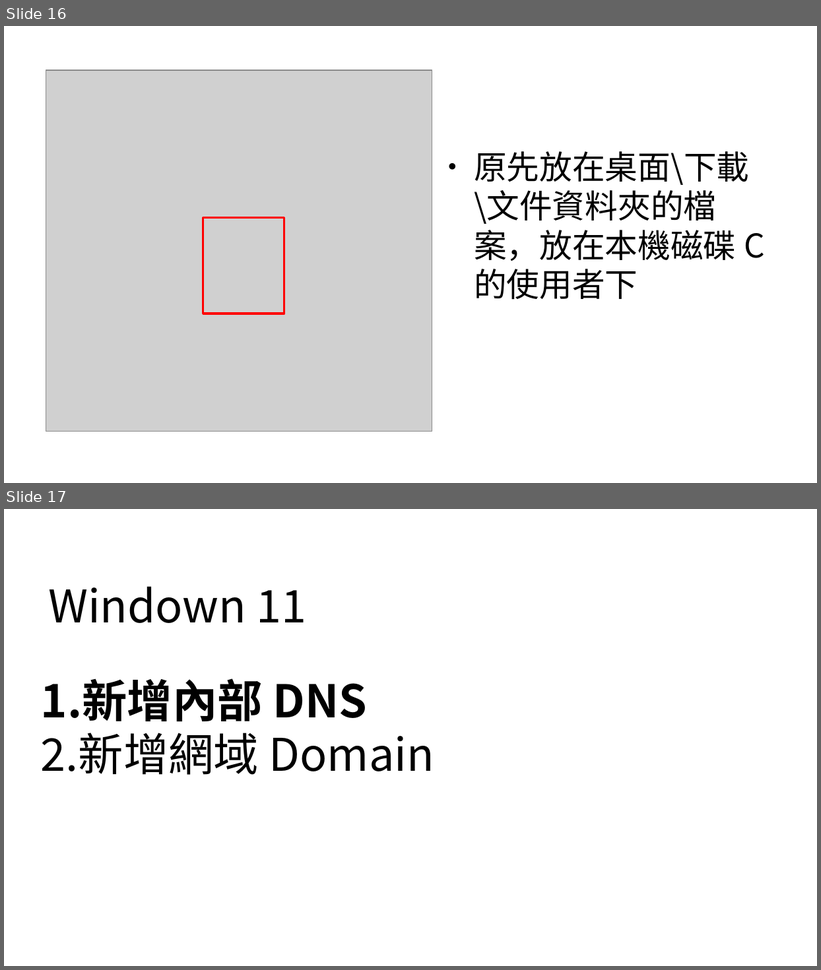
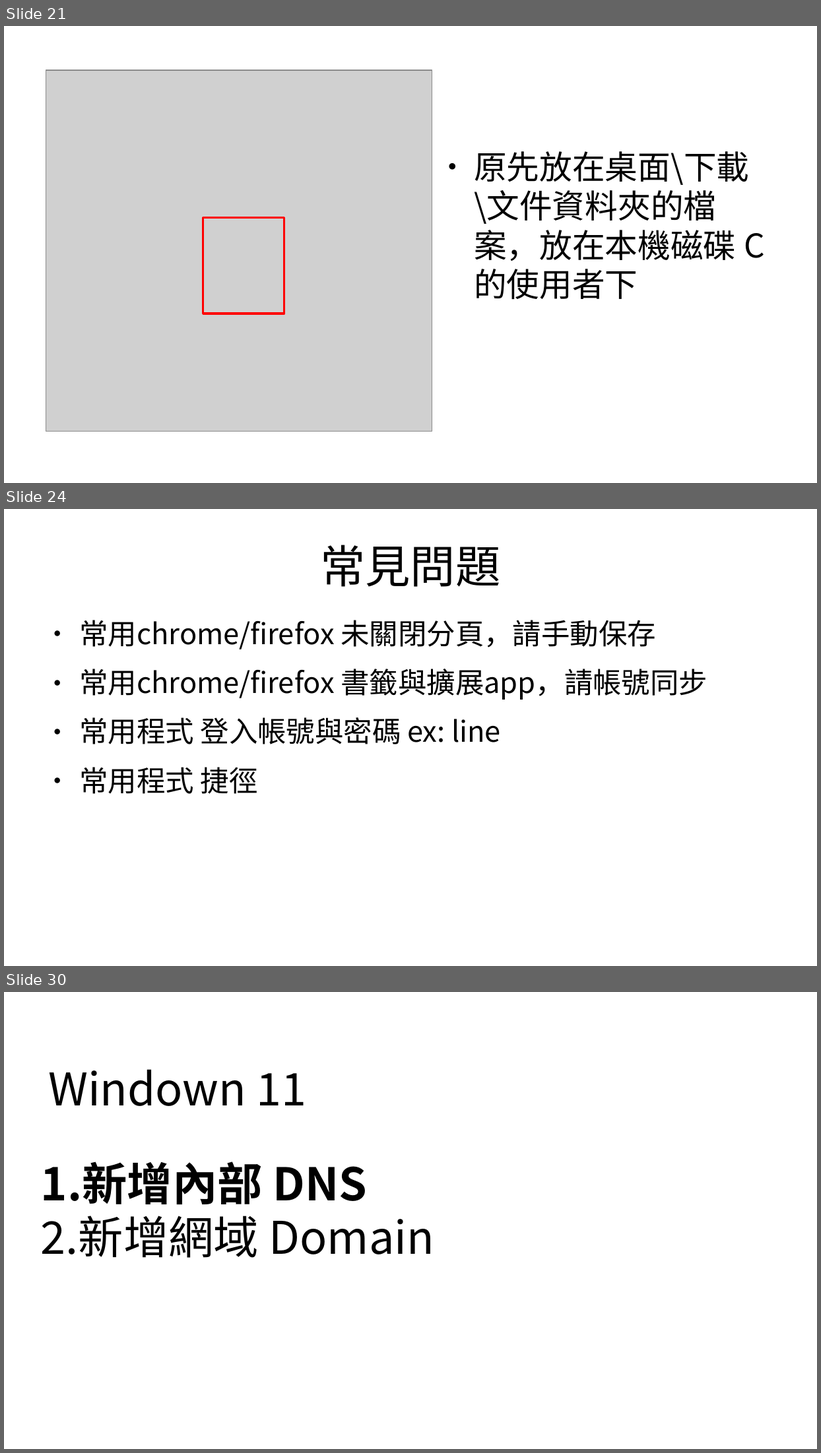
Before and after one commit to sealbook/125, a slide deck: DNS & domain.odp. Shown one above the other, each under a label of ours: slides 16 and 17 before the commit, slides 21, 24 and 30 after it; the slides between them are not shown. The pictures are 821x970 and 821x1453 pixels, drawn with LibreOffice and Linux fonts; fonts in the diff are those of the drawing; grey boxes stand for pictures. Boxes give left, top, right and bottom in pixels: in the first picture for what was removed or moved away, otherwise in the second. Text is boxed around its words. In the diff, an @@ line names an element or a change of style, - is before the commit and + after.

```diff
--- a/DNS & domain.odp
+++ b/DNS & domain.odp
@@ slide 24 added at bbox=[4, 509, 817, 966], background #FFFFFF @@
@@ title added at bbox=[320, 545, 500, 587], 44 pt, text #000000 @@
+常見問題
@@ text added at bbox=[79, 620, 708, 794], 28 pt, text #000000 @@
+● 常用chrome/firefox 未關閉分頁，請手動保存
+● 常用chrome/firefox 書籤與擴展app，請帳號同步
+● 常用程式 登入帳號與密碼 ex: line
+● 常用程式 捷徑
@@ what was slide 16 is now slide 21 @@
@@ what was slide 17 is now slide 30 @@
```
Also in this commit, not shown: 10 slides changed, 12 other slides added, 2 other files.
